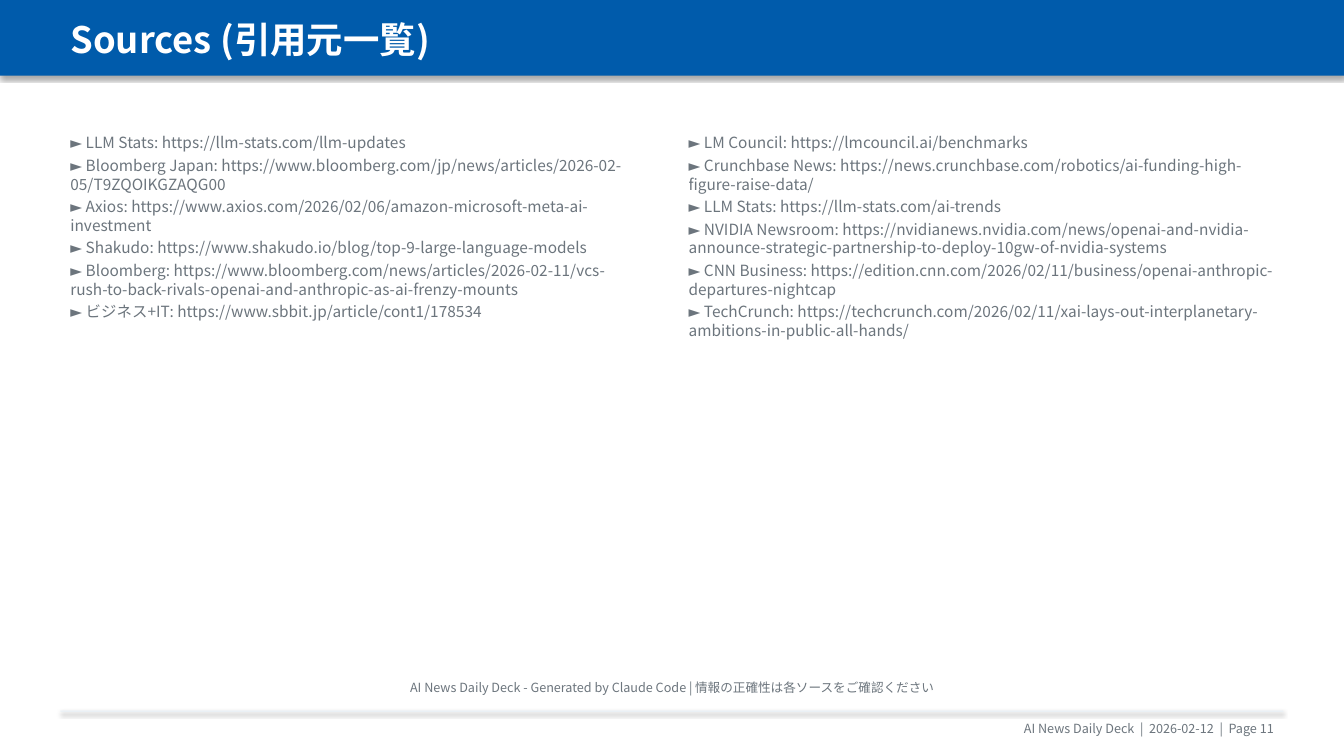
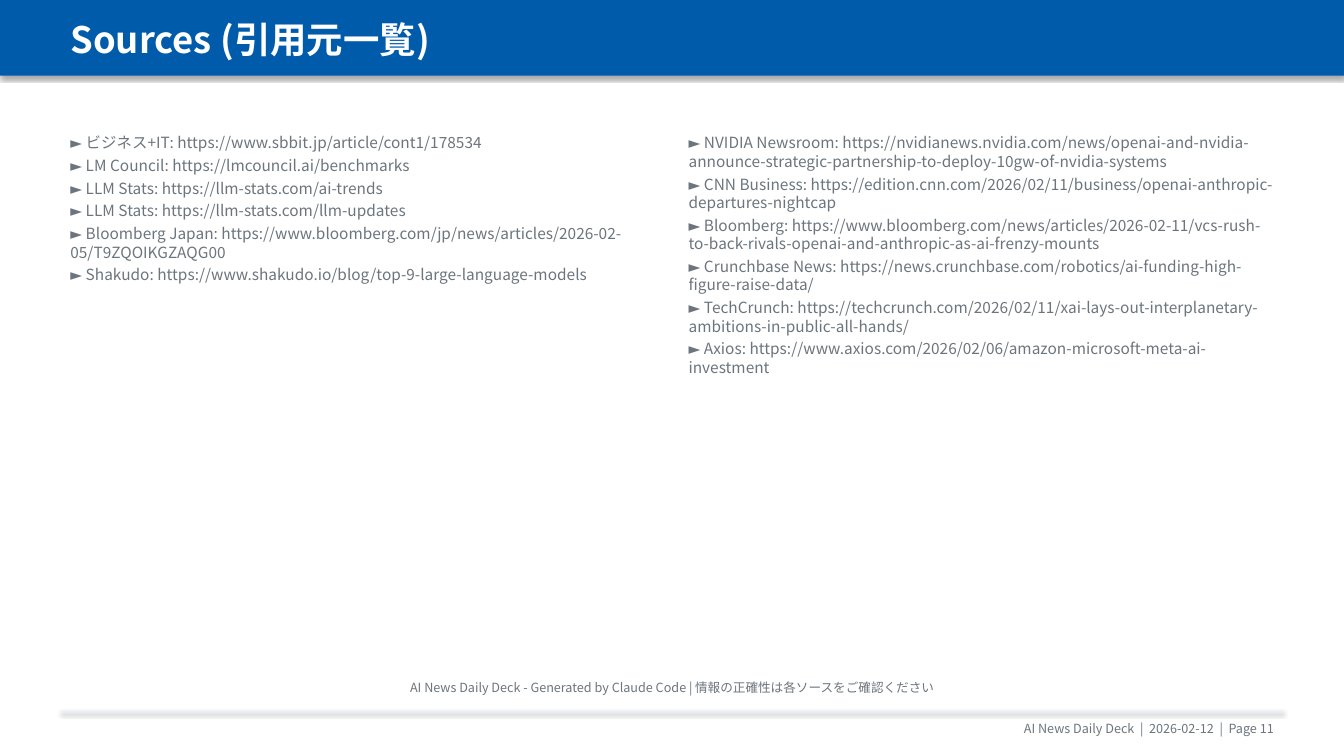
Before and after one commit to chel2311/ai-news-deck-reports, a slide deck: slide 12 of 2026-02-12/report.pptx. Drawn at 1344x756 pixels with LibreOffice and Linux fonts; fonts in the diff are those of the drawing. Boxes give left, top, right and bottom in pixels: in the first picture for what was removed or moved away, otherwise in the second. Text is boxed around its words. In the diff, an @@ line names an element or a change of style, - is before the commit and + after.

```diff
--- a/2026-02-12/report.pptx
+++ b/2026-02-12/report.pptx
@@ text at <box>86,135,481,198</box>: paragraphs added @@
+► ビジネス+IT: https://www.sbbit.jp/article/cont1/178534
+► LM Council: https://lmcouncil.ai/benchmarks
+► LLM Stats: https://llm-stats.com/ai-trends
@@ text at <box>689,136,1241,216</box>: paragraphs removed @@
-► LM Council: https://lmcouncil.ai/benchmarks
-► Crunchbase News: https://news.crunchbase.com/robotics/ai-funding-high-figure-raise-data/
-► LLM Stats: https://llm-stats.com/ai-trends
@@ text at <box>70,199,588,231</box>: paragraph removed @@
-► Axios: https://www.axios.com/2026/02/06/amazon-microsoft-meta-ai-investment
@@ text at <box>689,219,1261,294</box>: paragraphs added @@
+► Bloomberg: https://www.bloomberg.com/news/articles/2026-02-11/vcs-rush-to-back-rivals-openai-and-anthropic-as-ai-frenzy-mounts
+► Crunchbase News: https://news.crunchbase.com/robotics/ai-funding-high-figure-raise-data/
@@ text at <box>70,264,605,321</box>: paragraphs removed @@
-► Bloomberg: https://www.bloomberg.com/news/articles/2026-02-11/vcs-rush-to-back-rivals-openai-and-anthropic-as-ai-frenzy-mounts
-► ビジネス+IT: https://www.sbbit.jp/article/cont1/178534
@@ text at <box>689,341,1207,373</box>: paragraph added @@
+► Axios: https://www.axios.com/2026/02/06/amazon-microsoft-meta-ai-investment
```
Also in this commit, not shown: 3 other files.
